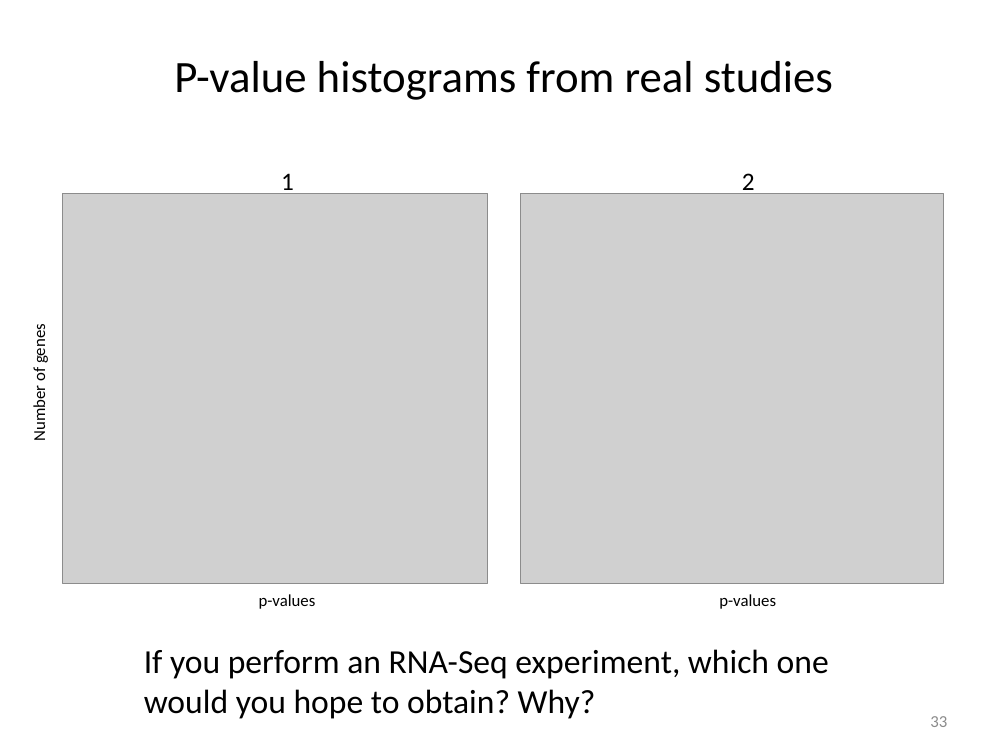
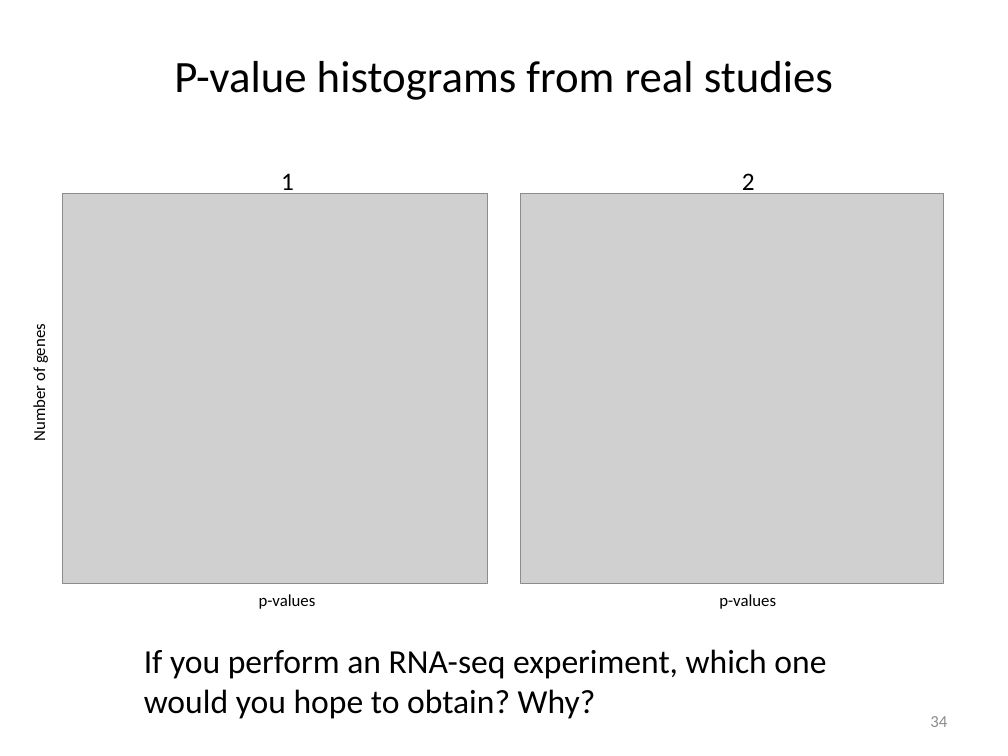
Before and after one commit to liu3zhenlab/teaching, a slide deck: slide 34 of PLPTH813Bioinformatis/2023/lectures/lecture16_DE.pptx (slide 33 before the commit). Drawn at 1008x756 pixels with LibreOffice and Linux fonts; fonts in the diff are those of the drawing; grey boxes stand for pictures. Boxes give left, top, right and bottom in pixels: in the first picture for what was removed or moved away, otherwise in the second. Text is boxed around its words. In the diff, an @@ line names an element or a change of style, - is before the commit and + after.

```diff
--- a/PLPTH813Bioinformatis/2023/lectures/lecture16_DE.pptx
+++ b/PLPTH813Bioinformatis/2023/lectures/lecture16_DE.pptx
@@ text at (144,649,826,719): text changed @@
-If you perform an RNA-Seq experiment, which one would you hope to obtain? Why?
+If you perform an RNA-seq experiment, which one would you hope to obtain? Why?
@@ page number at (930,716,947,727): text changed @@
-33
+34
```
Also in this commit, not shown: 14 other slides changed, 1 slide added, 4 other files.
